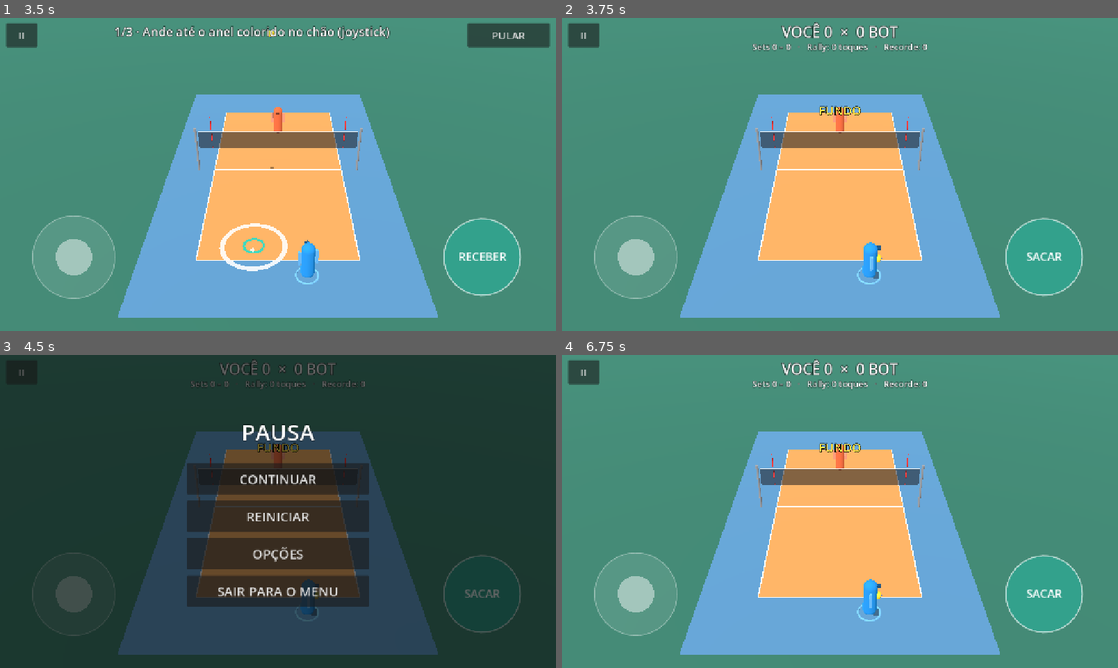
Above: before the commit, frames 1-4 (two rows, left to right).
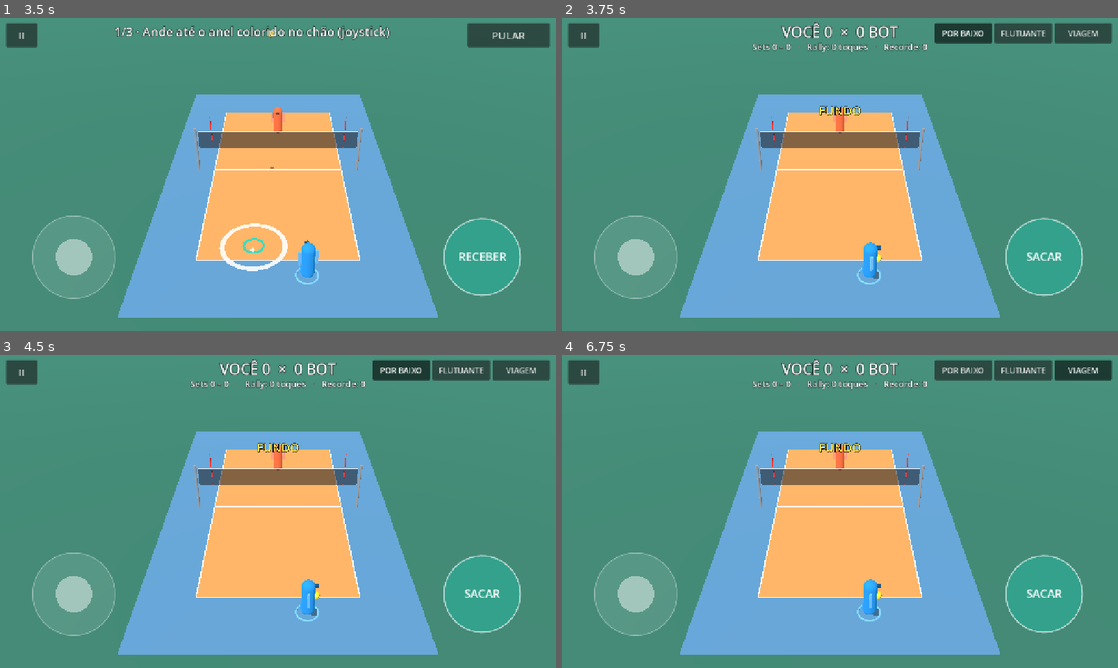
Above: after the commit, the same moments.

Repository: viniciolimadev/v-slash
Game: Godot game, scene res://scenes/app.tscn
Two runs of this game, one before a commit and one after it. Both use one fixed random seed, a clock stepped at 60 frames per second and the inputs below.
Inputs (mouse positions are in pixels of both pictures, inside the frame that each line leads up to):
- Up to frame 1 (3.5 s): click "JOGAR" at 0.5 s; click "VOLTAR" at 1.25 s; click "JOGAR" at 2 s; click "FÁCIL · 0V 0D" at 2.75 s
- Up to frame 2 (3.75 s): click "PULAR" at 3.5 s
- Up to frame 3 (4.5 s): click "II" (after the commit: "POR BAIXO") at 4.25 s
- Up to frame 4 (6.75 s): click (1023, 370) at 5 s, where only the run after the commit has a clickable "FLUTUANTE"; click (1084, 370) at 5.75 s, where only the run after the commit has a clickable "VIAGEM"; click (840, 517) at 6.5 s, where only the run before the commit has a clickable "REINICIAR"

Frame 1 is identical in both runs. In frame 2, 2.0% of the frame differs, in the area x 67-99%, y 1-9%; in frame 3, 98%, in the area x 0-100%, y 0-100%; in frame 4, 2.0%.

Commit message:
Game: serve types (under, float, jump) with timed toss
Pressing with FLOAT/JUMP tosses the ball (SERVE_TOSS) and creates a SERVE
plan, so the ring closes under the server like every other touch; a
tossed ball that falls is a fault ("Saque perdido"). JUMP has a 0.7x
timing window, more scatter, no keep-in assist and no net-clearing fix
when mistimed. The HUD picker (top right, only before your serve) sets
the type; it is saved (save version 2, v1 files default to UNDER).

UNDER keeps the phase 1 flight time (1.45 s): with 1.8 s the casual x
Easy match went to 9.2 min. Duration now 8.0 min (was 7.8).

Test: _test_serve_types (toss, perfect, fault, window per type, picker,
save round trip); e2e taps FLUTUANTE before serving.

Diff:
--- a/scripts/ai/bot_brain.gd
+++ b/scripts/ai/bot_brain.gd
@@ -32,10 +32,12 @@
 	var s := Game.side_of_team(p.team)
 	var home := Vector3(0.0, 0.0, s * 4.2)
 
-	if game.state == Game.State.SERVE_WAIT:
+	if game.state == Game.State.SERVE_WAIT or game.state == Game.State.SERVE_TOSS:
 		p.holding = false
 		if game.server != p:
 			_go_to(home)
+			return
+		if game.state == Game.State.SERVE_TOSS:
 			return
 		if _serve_at == INF:
 			_serve_at = game.time + rng.randf_range(0.8, 1.4)
--- a/scripts/app/match_config.gd
+++ b/scripts/app/match_config.gd
@@ -9,6 +9,7 @@
 var aim_sens := 1.0
 var left_handed := false
 var vibration := true
+var serve_type := ServeType.Kind.UNDER
 
 
 static func from_save(save: SaveData, level: int) -> MatchConfig:
@@ -18,4 +19,5 @@
 	c.aim_sens = save.aim_sens
 	c.left_handed = save.left_handed
 	c.vibration = save.vibration
+	c.serve_type = save.serve_type
 	return c
--- a/scripts/core/game.gd
+++ b/scripts/core/game.gd
@@ -8,8 +8,10 @@
 signal whiffed(player: Player, why: String)
 signal set_over(team: int, set_index: int, final: Vector2i)
 signal match_over(team: int)
-
-enum State { SERVE_WAIT, PLAY, POINT_PAUSE, MATCH_OVER }
+signal served(player: Player, serve_kind: int, grade: String)
+
+## SERVE_TOSS: bola lançada no saque flutuante/viagem, esperando o toque (Fase 2).
+enum State { SERVE_WAIT, PLAY, POINT_PAUSE, MATCH_OVER, SERVE_TOSS }
 enum Act { NONE, SERVE, RECEIVE, SET_BALL, ATTACK, FREEBALL }
 
 const ACT_LABELS := ["", "SACAR", "RECEBER", "LEVANTAR", "ATACAR", "PASSAR"]
@@ -41,6 +43,7 @@
 ## A bola vai para onde ela está (os ímãs ajudam quando ela está perto de um alvo).
 var human_aim := Vector3.ZERO
 var aim_sens := 1.0                 # opção do jogador: multiplica Tuning.AIM_SENS
+var serve_type: Array[int] = [ServeType.Kind.UNDER, ServeType.Kind.UNDER]   # por time
 var _pause_t := 0.0
 var _next_server := 0
 var _set_break := false             # a pausa atual é de fim de set
@@ -122,7 +125,7 @@
 		if p == server and ball.mode == Ball.Mode.HELD:
 			return Act.SERVE
 		return Act.NONE
-	if state != State.PLAY or plan == null or plan.player != p:
+	if not _in_rally() or plan == null or plan.player != p:
 		return Act.NONE
 	return plan.act
 
@@ -135,7 +138,14 @@
 func is_hot(p: Player) -> bool:
 	if plan == null or current_act(p) == Act.NONE:
 		return false
-	return absf(time - plan.t) <= Tuning.GOOD
+	return absf(time - plan.t) <= Tuning.GOOD * window_scale()
+
+
+## Multiplicador da janela de timing do plano atual (a viagem tem janela menor).
+func window_scale() -> float:
+	if plan != null and plan.act == Act.SERVE:
+		return float(Tuning.SERVE_WINDOW[serve_type[plan.team]])
+	return 1.0
 
 
 func opponent_of(team: int) -> Player:
@@ -233,6 +243,7 @@
 func human_press(p: Player) -> void:
 	p.holding = true
 	human_aiming = true
+	start_serve(p)
 
 
 func human_drag(p: Player, rel: Vector2) -> void:
@@ -270,10 +281,11 @@
 	if p.swing_cd > 0.0:
 		return
 	if state == State.SERVE_WAIT:
-		if p == server and ball.mode == Ball.Mode.HELD:
-			_serve(p, aim)
-		return
-	if state != State.PLAY or rally_over:
+		# saque com lançamento: o toque vem depois, no anel (start_serve)
+		if p == server and ball.mode == Ball.Mode.HELD and not ServeType.is_tossed(serve_type[p.team]):
+			_serve(p, aim, Tuning.SERVE_Q_UNDER)
+		return
+	if not _in_rally() or rally_over:
 		return
 	if plan == null or plan.player != p:
 		_whiff(p, "SEM BOLA")
@@ -283,10 +295,11 @@
 			return
 	var t_ideal := plan.t
 	var err := time - t_ideal
-	if err < -Tuning.WINDOW_EARLY:
+	var w := window_scale()
+	if err < -Tuning.WINDOW_EARLY * w:
 		_whiff(p, "CEDO")
 		return
-	if err > Tuning.WINDOW_LATE:
+	if err > Tuning.WINDOW_LATE * w:
 		_whiff(p, "TARDE")
 		return
 	_pending.append({
@@ -309,7 +322,7 @@
 			due.append(item)
 	_pending = keep
 	for item in due:
-		if int(item["plan_id"]) != plan_id or state != State.PLAY or rally_over:
+		if int(item["plan_id"]) != plan_id or not _in_rally() or rally_over:
 			continue
 		_execute(item["player"], item["aim"], float(item["err"]), float(item["cap"]))
 
@@ -320,15 +333,19 @@
 		_whiff(p, "LONGE")
 		return
 	var a := absf(err)
+	var w := window_scale()
 	var q := 1.0
 	var grade := "PERFEITO!"
-	if a > Tuning.PERFECT:
-		if a <= Tuning.GOOD:
+	if a > Tuning.PERFECT * w:
+		if a <= Tuning.GOOD * w:
 			q = 0.7
 			grade = "BOM"
 		else:
 			q = 0.35
 			grade = "CEDO" if err < 0.0 else "TARDE"
+	if plan.act == Act.SERVE:
+		_serve(p, aim, q, grade)
+		return
 	var shot := resolver.resolve(self, p, plan.act, aim, q, cap)
 	ball.launch(shot.from, shot.vel, shot.grav)
 	p.lunge(shot.from)
@@ -344,16 +361,35 @@
 	_make_plan()
 
 
-func _serve(p: Player, aim: Vector3) -> void:
+## Aperto do sacador: no flutuante e na viagem lança a bola para cima e cria o plano
+## do saque (anel embaixo do sacador). Por baixo não faz nada: saca ao soltar.
+func start_serve(p: Player) -> void:
+	if state != State.SERVE_WAIT or p != server or ball.mode != Ball.Mode.HELD:
+		return
+	var kind := serve_type[p.team]
+	if not ServeType.is_tossed(kind):
+		return
 	var s := side_of_team(p.team)
-	var q := 0.85                      # Fase 0: saque sem timing (barra de força chega na Fase 2)
-	var snapped: Vector3 = snap_aim(p, aim)["pos"]
-	var target := _keep_side(resolver.scatter(snapped, Act.SERVE, q), -s, 0.8)
-	if p.is_human and q >= Tuning.ASSIST_KEEP_IN_Q:
-		target = keep_inside(target)
-	var from := p.position + Vector3(0.0, 1.05, -0.3 * s)
-	var to := Vector3(target.x, Tuning.BALL_RADIUS, target.z)
-	ball.launch(from, BallSim.clear_net_velocity(from, to, Tuning.T_SERVE))
+	var hand := p.position + Vector3(0.0, Tuning.SERVE_HAND_H, -0.3 * s)
+	var up := sqrt(2.0 * Tuning.GRAVITY * float(Tuning.SERVE_TOSS_H[kind]))
+	ball.launch(hand, Vector3(0.0, up, 0.0))
+	state = State.SERVE_TOSS
+	plan_id += 1
+	var pred := ball.sim.predict()
+	land_point = pred["land"]
+	land_in = is_inside(land_point)
+	var hit := BallSim.find_descent(pred, float(Tuning.SERVE_CONTACT_H[kind]), s)
+	plan = ContactPlan.new(p.team, 0, Act.SERVE, time + float(hit["t"]), hit["pos"], p)
+
+
+func _serve(p: Player, aim: Vector3, q: float, grade: String = "SAQUE") -> void:
+	var s := side_of_team(p.team)
+	var kind := serve_type[p.team]
+	var from := ball.position
+	if ball.mode == Ball.Mode.HELD:
+		from = p.position + Vector3(0.0, float(Tuning.SERVE_CONTACT_H[kind]), -0.3 * s)
+	var shot := resolver.serve(self, p, kind, from, aim, q)
+	ball.launch(shot.from, shot.vel, shot.grav)
 	p.serving = false
 	state = State.PLAY
 	last_team = p.team
@@ -361,6 +397,7 @@
 	rally_touches = 1
 	p.swing(Act.SERVE)
 	touch_made.emit(p, "SAQUE", q)
+	served.emit(p, kind, grade)
 	_make_plan()
 
 
@@ -458,7 +495,10 @@
 
 ## Pulo automático: segurando o botão no ataque, o jogador sobe na hora certa.
 func _auto_jumps() -> void:
-	if state != State.PLAY or plan == null or plan.act != Act.ATTACK:
+	if not _in_rally() or plan == null:
+		return
+	var jump_serve := plan.act == Act.SERVE and serve_type[plan.team] == ServeType.Kind.JUMP
+	if plan.act != Act.ATTACK and not jump_serve:
 		return
 	var t_ideal := plan.t
 	if time < t_ideal - Tuning.JUMP_TIME_UP or time > t_ideal + 0.1:
@@ -469,6 +509,11 @@
 		return
 	if Vector2(at.x - who.position.x, at.z - who.position.z).length() <= Tuning.REACH + 1.2:
 		who.start_jump(at)
+
+
+## Bola em jogo e tocável: rally ou bola lançada no saque.
+func _in_rally() -> bool:
+	return state == State.PLAY or state == State.SERVE_TOSS
 
 
 func _has_pending(p: Player) -> bool:
@@ -494,6 +539,9 @@
 func _on_ball_event(e: Dictionary) -> void:
 	var kind: int = e["type"]
 	var pos: Vector3 = e["pos"]
+	if state == State.SERVE_TOSS and kind == BallSim.Ev.LAND:
+		_award(1 - server_team, "Saque perdido")
+		return
 	if state != State.PLAY or rally_over:
 		return
 	if kind == BallSim.Ev.NET:
--- a/scripts/core/hit_resolver.gd
+++ b/scripts/core/hit_resolver.gd
@@ -62,6 +62,31 @@
 	return shot
 
 
+## Saque do tipo `serve_kind` saindo de `from` (mão do sacador ou bola lançada).
+func serve(game: Game, p: Player, serve_kind: int, from: Vector3, aim: Vector3, q: float) -> Shot:
+	var s := Game.side_of_team(p.team)
+	var snapped: Vector3 = game.snap_aim(p, aim)["pos"]
+	var target := Game._keep_side(_scatter_by(snapped, float(Tuning.SERVE_SCATTER[serve_kind]), q), -s, 0.8)
+	var risky := serve_kind == ServeType.Kind.JUMP
+	# assistência "toque BOM fica dentro": não vale para a viagem (é o risco do saque forte)
+	if p.is_human and q >= Tuning.ASSIST_KEEP_IN_Q and not risky:
+		target = Game.keep_inside(target)
+	var to := Vector3(target.x, Tuning.BALL_RADIUS, target.z)
+	var t := float(Tuning.SERVE_TIME[serve_kind])
+	var grav := float(Tuning.SERVE_GRAV[serve_kind])
+	var shot := Shot.new()
+	shot.from = from
+	shot.grav = grav
+	shot.kind = Game.Act.SERVE
+	shot.target = target
+	# viagem mal batida não ganha o ajuste de passar a rede: pode ir na rede
+	if risky and q < Tuning.ASSIST_KEEP_IN_Q:
+		shot.vel = BallSim.launch_velocity(from, to, t, grav)
+	else:
+		shot.vel = BallSim.clear_net_velocity(from, to, t, grav)
+	return shot
+
+
 ## Erro de mira pela qualidade: até base·(1 − q) metros, distribuído no disco.
 func scatter(target: Vector3, kind: int, q: float) -> Vector3:
 	var base := Tuning.SCATTER_RECEIVE
@@ -69,8 +94,10 @@
 		base = Tuning.SCATTER_SET
 	elif kind == Game.Act.ATTACK or kind == Game.Act.FREEBALL:
 		base = Tuning.SCATTER_ATTACK
-	elif kind == Game.Act.SERVE:
-		base = Tuning.SCATTER_SERVE
+	return _scatter_by(target, base, q)
+
+
+func _scatter_by(target: Vector3, base: float, q: float) -> Vector3:
 	var r := base * (1.0 - q) * sqrt(rng.randf())
 	var ang := rng.randf() * TAU
 	return target + Vector3(cos(ang) * r, 0.0, sin(ang) * r)
--- a/scripts/core/save_data.gd
+++ b/scripts/core/save_data.gd
@@ -3,7 +3,7 @@
 ## Progresso, recordes e opções em user://save.cfg (ConfigFile versionado).
 ## Arquivo ausente ou ilegível = valores padrão; nunca derruba o jogo.
 
-const VERSION := 1
+const VERSION := 2                  # 2: tipo de saque nas opções (Fase 2)
 const DEFAULT_PATH := "user://save.cfg"
 const AIM_SENS_MIN := 0.5
 const AIM_SENS_MAX := 2.0
@@ -17,6 +17,7 @@
 var aim_sens := 1.0                 # multiplicador de Tuning.AIM_SENS
 var left_handed := false
 var vibration := true
+var serve_type := ServeType.Kind.UNDER   # último tipo de saque escolhido
 
 
 func _init(p_path := DEFAULT_PATH) -> void:
@@ -36,6 +37,8 @@
 	aim_sens = clampf(float(cfg.get_value("options", "aim_sens", 1.0)), AIM_SENS_MIN, AIM_SENS_MAX)
 	left_handed = bool(cfg.get_value("options", "left_handed", false))
 	vibration = bool(cfg.get_value("options", "vibration", true))
+	# save versão 1 não tem o campo: fica o padrão
+	serve_type = clampi(_int(cfg, "options", "serve_type", ServeType.Kind.UNDER), 0, ServeType.NAMES.size() - 1)
 
 
 ## Grava num arquivo temporário e troca de nome: um desligamento no meio não corrompe o save.
@@ -50,6 +53,7 @@
 	cfg.set_value("options", "aim_sens", aim_sens)
 	cfg.set_value("options", "left_handed", left_handed)
 	cfg.set_value("options", "vibration", vibration)
+	cfg.set_value("options", "serve_type", serve_type)
 	var tmp := path + ".tmp"
 	var err := cfg.save(tmp)
 	if err != OK:
--- /dev/null
+++ b/scripts/core/serve_type.gd
@@ -0,0 +1,11 @@
+class_name ServeType
+extends RefCounted
+## Tipos de saque. Os números de cada um ficam em Tuning (arrays indexados por Kind).
+
+enum Kind { UNDER, FLOAT, JUMP }
+const NAMES := ["POR BAIXO", "FLUTUANTE", "VIAGEM"]
+
+
+## Tipos com lançamento da bola e anel de timing (POR BAIXO saca direto).
+static func is_tossed(kind: int) -> bool:
+	return float(Tuning.SERVE_TOSS_H[kind]) > 0.0
--- a/scripts/core/tuning.gd
+++ b/scripts/core/tuning.gd
@@ -35,7 +35,6 @@
 const T_SET_HIGH := 1.15
 const T_SET_QUICK := 0.75
 const T_FREEBALL := 1.5
-const T_SERVE := 1.45
 const ATTACK_SPEED_MIN := 9.0      # m/s na horizontal com toque ruim
 const ATTACK_SPEED_MAX := 14.0     # m/s na horizontal com toque perfeito
 const NET_CLEARANCE := 0.12        # folga mínima acima da rede
@@ -54,7 +53,16 @@
 const SCATTER_RECEIVE := 1.8
 const SCATTER_SET := 1.2
 const SCATTER_ATTACK := 2.2
-const SCATTER_SERVE := 0.7
+
+# --- Saque (índice = ServeType.Kind: POR BAIXO, FLUTUANTE, VIAGEM) ---
+const SERVE_HAND_H := 1.5          # m: altura da mão que lança a bola para cima
+const SERVE_TOSS_H := [0.0, 1.2, 2.6]        # m que a bola sobe acima da mão; 0 = sem lançamento
+const SERVE_CONTACT_H := [1.05, 2.45, 3.0]   # m: altura do contato (centro da bola)
+const SERVE_TIME := [1.45, 1.3, 1.05]        # s de voo até o alvo (por baixo = saque da Fase 1)
+const SERVE_GRAV := [11.0, 11.0, 16.0]       # m/s²: a viagem tem "topspin" (= SPIKE_GRAVITY)
+const SERVE_WINDOW := [1.0, 1.0, 0.7]        # multiplica WINDOW_EARLY/LATE, PERFECT e GOOD
+const SERVE_SCATTER := [0.4, 0.8, 1.6]       # m de dispersão com qualidade 0
+const SERVE_Q_UNDER := 0.9                   # por baixo não tem timing: qualidade fixa
 
 # --- Jogador ---
 const MOVE_SPEED := 6.2
--- a/scripts/main.gd
+++ b/scripts/main.gd
@@ -53,6 +53,7 @@
 	controls.action_hot = game.is_hot(human)
 	controls.queue_redraw()
 	hud.set_board(game.rules, game.rally_touches, game.best_rally)
+	hud.show_serve_picker(_can_pick_serve(), game.serve_type[human.team])
 	_update_badge()
 
 
@@ -105,6 +106,7 @@
 	game.setup(ball, players, bots)
 	game.set_bot_level(config.bot_level)
 	game.aim_sens = config.aim_sens
+	game.serve_type[human.team] = config.serve_type
 	stats.attach(game)
 	markers = Markers.new()
 	add_child(markers)
@@ -147,6 +149,8 @@
 	controls.aim_dragged.connect(_on_aim_dragged)
 	hud.reset_pressed.connect(_on_reset)
 	hud.level_pressed.connect(_on_level)
+	hud.serve_type_chosen.connect(_on_serve_type)
+	game.served.connect(_on_served)
 	game.touch_made.connect(_on_touch)
 	game.whiffed.connect(_on_whiff)
 	game.point_scored.connect(_on_point)
@@ -195,6 +199,26 @@
 func _on_level() -> void:
 	game.set_bot_level((game.bot_level + 1) % 3)
 	hud.set_level_name(game.level_name())
+
+
+## Escolher o saque só faz sentido parado no seu saque (no tutorial, não).
+func _can_pick_serve() -> bool:
+	return not autoplay and tutorial == null and game.state == Game.State.SERVE_WAIT \
+			and game.server == human and not game.human_aiming
+
+
+func _on_serve_type(kind: int) -> void:
+	game.serve_type[human.team] = kind
+	config.serve_type = kind
+	if save != null:
+		save.serve_type = kind
+		save.save_file()
+
+
+func _on_served(p: Player, _kind: int, grade: String) -> void:
+	# saque com timing mostra a nota como os outros toques; por baixo não tem nota
+	if p == human and grade != "SAQUE":
+		hud.popup(grade, Color(0.45, 1.0, 0.55) if grade == "PERFEITO!" else Color(1.0, 0.95, 0.65))
 
 
 func _on_touch(p: Player, grade: String, quality: float) -> void:
--- a/scripts/ui/hud.gd
+++ b/scripts/ui/hud.gd
@@ -5,6 +5,7 @@
 signal reset_pressed
 signal level_pressed
 signal pause_pressed
+signal serve_type_chosen(kind: int)
 
 ## STANDALONE: main.tscn sozinha (Reiniciar + nível do bot). MATCH: partida do App (pausa).
 ## TUTORIAL: sem placar, só pausa.
@@ -19,6 +20,8 @@
 var _level_btn: Button
 var _reset_btn: Button
 var _pause_btn: Button
+var _serve_box: HBoxContainer
+var _serve_btns: Array[Button] = []
 var _popup_tw: Tween
 var _msg_tw: Tween
 var _banner_tw: Tween
@@ -59,6 +62,29 @@
 	_level_btn.offset_bottom = 58.0
 	_level_btn.pressed.connect(func() -> void: level_pressed.emit())
 
+	# seletor do tipo de saque (topo direito, dentro da faixa que não conta como toque de jogo)
+	_serve_box = HBoxContainer.new()
+	_serve_box.add_theme_constant_override("separation", 6)
+	root.add_child(_serve_box)
+	_serve_box.set_anchors_preset(Control.PRESET_TOP_RIGHT)
+	_serve_box.grow_horizontal = Control.GROW_DIRECTION_BEGIN
+	_serve_box.offset_top = 12.0
+	_serve_box.offset_bottom = 58.0
+	_place_serve_box(Mode.STANDALONE)
+	_serve_box.visible = false
+	var group := ButtonGroup.new()
+	for kind in ServeType.NAMES.size():
+		var b := Button.new()
+		b.text = str(ServeType.NAMES[kind])
+		b.focus_mode = Control.FOCUS_NONE
+		b.toggle_mode = true
+		b.button_group = group
+		b.add_theme_font_size_override("font_size", 18)
+		b.custom_minimum_size = Vector2(132.0, 46.0)
+		b.pressed.connect(func() -> void: serve_type_chosen.emit(kind))
+		_serve_box.add_child(b)
+		_serve_btns.append(b)
+
 
 func set_mode(mode: Mode) -> void:
 	_reset_btn.visible = mode == Mode.STANDALONE
@@ -66,6 +92,7 @@
 	_pause_btn.visible = mode != Mode.STANDALONE
 	_score.visible = mode != Mode.TUTORIAL
 	_rally.visible = mode != Mode.TUTORIAL
+	_place_serve_box(mode)
 	if mode != Mode.STANDALONE:
 		E2eHooks.publish("hud/pause", _pause_btn)
 
@@ -82,6 +109,16 @@
 func set_badge(text: String, color: Color) -> void:
 	_badge.text = text
 	_badge.modulate = color
+
+
+## Seletor de saque: aparece só antes do seu saque, com o tipo atual marcado.
+func show_serve_picker(on: bool, kind: int) -> void:
+	if on and not _serve_box.visible:
+		for i in _serve_btns.size():
+			E2eHooks.publish("hud/serve/%d" % i, _serve_btns[i])
+	_serve_box.visible = on
+	if on and not _serve_btns[kind].button_pressed:
+		_serve_btns[kind].set_pressed_no_signal(true)
 
 
 func set_level_name(level_text: String) -> void:
@@ -121,6 +158,12 @@
 	_banner_tw.tween_property(_banner, "modulate:a", 0.0, 0.4)
 
 
+## Sozinha (F6) o botão do nível ocupa o canto: o seletor de saque fica à esquerda dele.
+func _place_serve_box(mode: Mode) -> void:
+	_serve_box.offset_right = -214.0 if mode == Mode.STANDALONE else -14.0
+	_serve_box.offset_left = _serve_box.offset_right
+
+
 func _make_label(parent: Control, font_size: int, top: float, height: float) -> Label:
 	var l := Label.new()
 	var ls := LabelSettings.new()
--- a/scripts/ui/markers.gd
+++ b/scripts/ui/markers.gd
@@ -68,7 +68,7 @@
 	_shadow.scale = Vector3(k, 1.0, k)
 
 	# ponto de queda (se ninguém tocar)
-	_land.visible = flying
+	_land.visible = flying and game.state != Game.State.SERVE_TOSS
 	_land.position = Vector3(game.land_point.x, 0.02, game.land_point.z)
 
 	# zona destacada (tutorial)
@@ -99,7 +99,7 @@
 			_approach.position = _ring.position
 			var sc := 1.0 + 2.2 * clampf(remaining / Tuning.RING_LEAD, 0.0, 1.0)
 			_approach.scale = Vector3(sc, 1.0, sc)
-			if absf(remaining) <= Tuning.PERFECT:
+			if absf(remaining) <= Tuning.PERFECT * game.window_scale():
 				_approach_mat.albedo_color = Color(0.3, 1.0, 0.4)
 			elif remaining < 0.0:
 				_approach_mat.albedo_color = Color(1.0, 0.35, 0.3)
--- a/tests/run_tests.gd
+++ b/tests/run_tests.gd
@@ -34,6 +34,8 @@
 	_test_contact_plan()
 	print("== HitResolver (mesmos números do código antigo) ==")
 	_test_hit_resolver()
+	print("== tipos de saque ==")
+	_test_serve_types()
 	print("== regras da partida (sets) ==")
 	_test_match_rules()
 	print("== partida completa bot x bot ==")
@@ -419,6 +421,125 @@
 		worst = maxf(worst, shot.vel.distance_to(c[6]))
 	_check(worst < 1e-4, "mesma semente = mesma saída da bola que a Fase 1 (diferença %.6f)" % worst)
 	_free_main(main)
+
+
+## Partida nova com você sacando o tipo `kind`. Para o flutuante/viagem, já aperta (lança a bola).
+func _serve_setup(kind: int, press: bool) -> Node:
+	var main := _make_main(false)
+	var game: Game = main.get("game")
+	var human: Player = main.get("human")
+	game.serve_type[human.team] = kind
+	game.tick(DT)
+	if press:
+		game.human_press(human)
+	return main
+
+
+## Solta o botão `err` segundos depois do tempo ideal do plano (relógio ajustado, sem esperar).
+func _release_at(game: Game, human: Player, err: float) -> Array:
+	var got := [""]
+	game.served.connect(func(_p: Player, _k: int, grade: String) -> void: got[0] = grade)
+	game.whiffed.connect(func(_p: Player, why: String) -> void: got[0] = "ERRO " + why)
+	while game.time < game.plan.t - 0.4:
+		game.tick(DT)
+	game.time = game.plan.t + err
+	game.human_release(human)
+	for _i in 30:
+		game.tick(DT)
+	return got
+
+
+func _test_serve_types() -> void:
+	var main := _serve_setup(ServeType.Kind.UNDER, true)
+	var game: Game = main.get("game")
+	var human: Player = main.get("human")
+	_check(game.state == Game.State.SERVE_WAIT, "POR BAIXO: apertar não lança a bola")
+	game.human_release(human)
+	_check(game.state == Game.State.PLAY and game.last_team == human.team, "POR BAIXO: soltar saca direto")
+	_free_main(main)
+
+	main = _serve_setup(ServeType.Kind.FLOAT, true)
+	game = main.get("game")
+	human = main.get("human")
+	var plan: ContactPlan = game.plan
+	_check(game.state == Game.State.SERVE_TOSS and plan != null and plan.act == Game.Act.SERVE
+			and plan.player == human and plan.t > game.time + 0.3,
+			"FLUTUANTE: apertar lança a bola e cria o plano de saque")
+	_check(game.action_label(human) == "SACAR", "botão continua SACAR com a bola no ar")
+	var got := _release_at(game, human, 0.0)
+	_check(got[0] == "PERFEITO!" and game.state == Game.State.PLAY, "soltar no tempo ideal = saque PERFEITO (%s)" % got[0])
+	_free_main(main)
+
+	main = _serve_setup(ServeType.Kind.FLOAT, true)
+	game = main.get("game")
+	var point := [-1, ""]
+	game.point_scored.connect(func(team: int, why: String) -> void:
+		point[0] = team
+		point[1] = why)
+	for _i in int(3.0 / DT):
+		game.tick(DT)
+	_check(point[0] == 1 and point[1] == "Saque perdido", "bola lançada que cai = ponto do adversário (%s)" % point[1])
+	_free_main(main)
+
+	var grades := []
+	for kind in [ServeType.Kind.FLOAT, ServeType.Kind.JUMP]:
+		main = _serve_setup(kind, true)
+		grades.append(_release_at(main.get("game"), main.get("human"), -0.12)[0])
+		_free_main(main)
+	_check(grades == ["BOM", "CEDO"], "soltar 0,12 s antes: BOM no flutuante, CEDO na viagem (%s)" % [grades])
+
+	# nunca trava: cada tipo saca e a bola chega do outro lado
+	for kind in ServeType.NAMES.size():
+		main = _serve_setup(kind, true)
+		game = main.get("game")
+		human = main.get("human")
+		if ServeType.is_tossed(kind):
+			_release_at(game, human, 0.0)
+		else:
+			game.human_release(human)
+		var crossed := false
+		for _i in int(3.0 / DT):
+			game.tick(DT)
+			if game.ball.position.z < 0.0:
+				crossed = true
+		_check(crossed, "%s perfeito passa a rede" % ServeType.NAMES[kind])
+		_free_main(main)
+
+	# seletor no topo: aparece no seu saque, fica na faixa que não aciona o botão de ação
+	main = _serve_setup(ServeType.Kind.UNDER, false)
+	game = main.get("game")
+	human = main.get("human")
+	var hud: Hud = main.get("hud")
+	main.call("_process", DT)
+	var box := hud.get("_serve_box") as HBoxContainer
+	var btns: Array[Button] = hud.get("_serve_btns")
+	var r := box.get_global_rect()
+	var lvl := (hud.get("_level_btn") as Button).get_global_rect()
+	_check(box.visible and r.end.y <= TouchControls.TOP_BAR and r.size.x > 300.0 and not r.intersects(lvl),
+			"seletor de saque visível no topo, fora da área do botão de ação (%s)" % r)
+	btns[ServeType.Kind.FLOAT].pressed.emit()
+	_check(game.serve_type[human.team] == ServeType.Kind.FLOAT, "tocar em FLUTUANTE troca o seu tipo de saque")
+	game.human_press(human)
+	main.call("_process", DT)
+	_check(not box.visible and game.state == Game.State.SERVE_TOSS, "apertar lança a bola e esconde o seletor")
+	_free_main(main)
+
+	var path := "user://test_serve.cfg"
+	var sv := SaveData.new(path)
+	sv.serve_type = ServeType.Kind.JUMP
+	sv.save_file()
+	var back := SaveData.new(path)
+	back.load_file()
+	var v1 := ConfigFile.new()
+	v1.set_value("meta", "version", 1)
+	v1.set_value("options", "aim_sens", 1.2)
+	v1.save(path)
+	var old := SaveData.new(path)
+	old.load_file()
+	_check(back.serve_type == ServeType.Kind.JUMP and old.serve_type == ServeType.Kind.UNDER
+			and MatchConfig.from_save(back, 0).serve_type == ServeType.Kind.JUMP,
+			"tipo de saque salvo e recarregado; save versão 1 usa POR BAIXO")
+	DirAccess.remove_absolute(path)
 
 
 ## Joga pontos seguidos de um time.
Not shown, added: scripts/core/serve_type.gd.uid
Not shown, changed: docs/SDD-fase-2.md
Not shown, changed: tests/e2e/mobile_smoke.js
